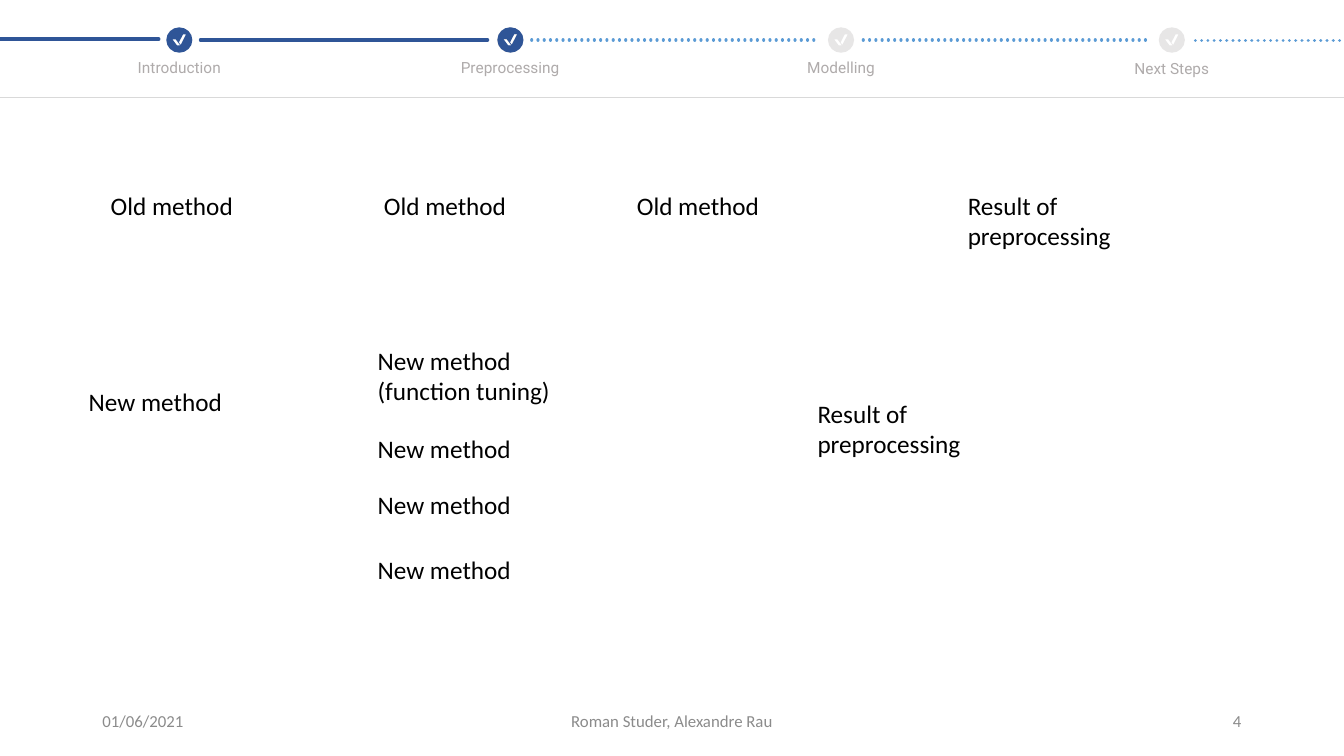
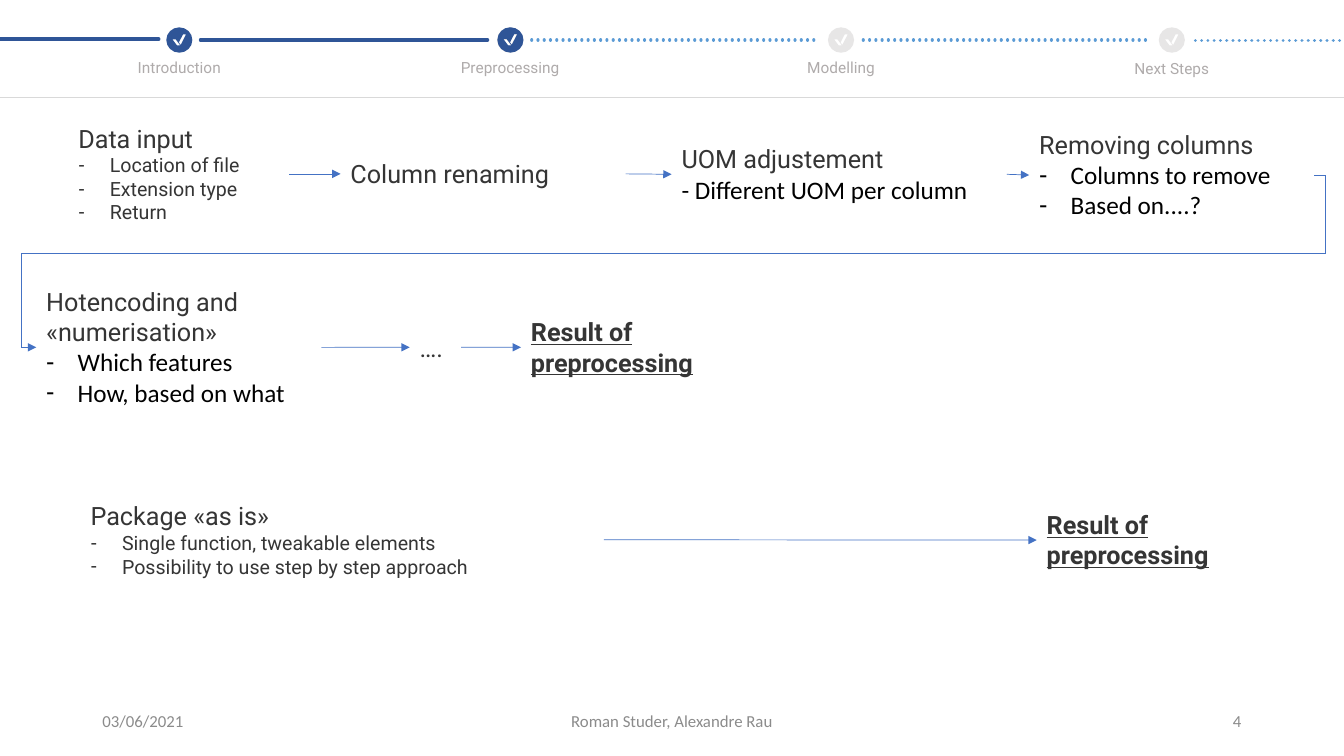
Before and after one commit to CrawTheOne/mirror_-fhnw_ds_fs2021_medical_challenge, a slide deck: slide 4 of presentation/Milestone_Presentation - Copy.pptx. Drawn at 1344x756 pixels with LibreOffice and Linux fonts; fonts in the diff are those of the drawing. Boxes give left, top, right and bottom in pixels: in the first picture for what was removed or moved away, otherwise in the second. Text is boxed around its words. In the diff, an @@ line names an element or a change of style, - is before the commit and + after.

```diff
--- a/presentation/Milestone_Presentation - Copy.pptx
+++ b/presentation/Milestone_Presentation - Copy.pptx
@@ text at [78,130,239,219]: text changed; size 18 to 14 pt; font Calibri to Roboto; text colour #000000 to #353535 @@
-Old method
+Data input
+– Location of file
+– Extension type
+– Return
@@ text added at [682,149,967,203], 18 pt, text #000000 @@
+UOM adjustement
+- Different UOM per column
@@ text added at [1039,135,1270,214], 18 pt, text #000000 @@
+Removing columns
+– Columns to remove
+– Based on....?
@@ elbow arrow added from (1315, 175) to (36, 348), #4472C4 0.5 pt @@
@@ arrow added from (289, 174) to (341, 174), #4472C4 0.5 pt @@
@@ text added at [350,164,549,189], 18 pt, text #353535 @@
+Column renaming
@@ arrow added from (626, 174) to (671, 174), #4472C4 0.5 pt @@
@@ arrow added from (1007, 174) to (1029, 175), #4472C4 0.5 pt @@
@@ text removed at [384,197,506,215] @@
-Old method
@@ text removed at [637,197,759,215] @@
-Old method
@@ text added at [46,292,284,405], 18 pt, text #353535 @@
+Hotencoding and «numerisation»
+– Which features
+– How, based on what
@@ text added at [409,327,461,367], 18 pt, text #353535 @@
+….
@@ text "Result of preprocessing" at [531,322,693,378]: font Calibri to Roboto, text colour #000000 to #353535, bold on, underline on @@
@@ text "Result of preprocessing": place and size @@
-text "Result of preprocessing" at [968,197,1111,250]
+text "Result of preprocessing" at [531,322,693,378]
@@ arrow added from (322, 348) to (409, 348), #4472C4 0.5 pt @@
@@ text removed at [378,352,549,405] @@
-New method (function tuning)
@@ arrow added from (462, 348) to (521, 348), #4472C4 0.5 pt @@
@@ text removed at [89,393,222,411] @@
-New method
@@ text removed at [378,440,511,458] @@
-New method
@@ text removed at [378,496,511,514] @@
-New method
@@ text "Result of preprocessing": place and size @@
-text "Result of preprocessing" at [818,405,961,458]
+text "Result of preprocessing" at [1047,515,1209,570]
@@ text "Result of preprocessing" at [1047,515,1209,570]: font Calibri to Roboto, text colour #000000 to #353535, bold on, underline on @@
@@ text added at [122,535,468,578], 14 pt, text #353535 @@
+Package «as is»
+– Single function, tweakable elements
+– Possibility to use step by step approach
@@ text removed at [378,561,511,579] @@
-New method
@@ arrow added from (604, 540) to (1037, 540), #4472C4 0.5 pt @@
@@ text at [102,715,183,728]: text changed @@
-01/06/2021
+03/06/2021
```
Also in this commit, not shown: 2 other slides changed, 1 other file.
